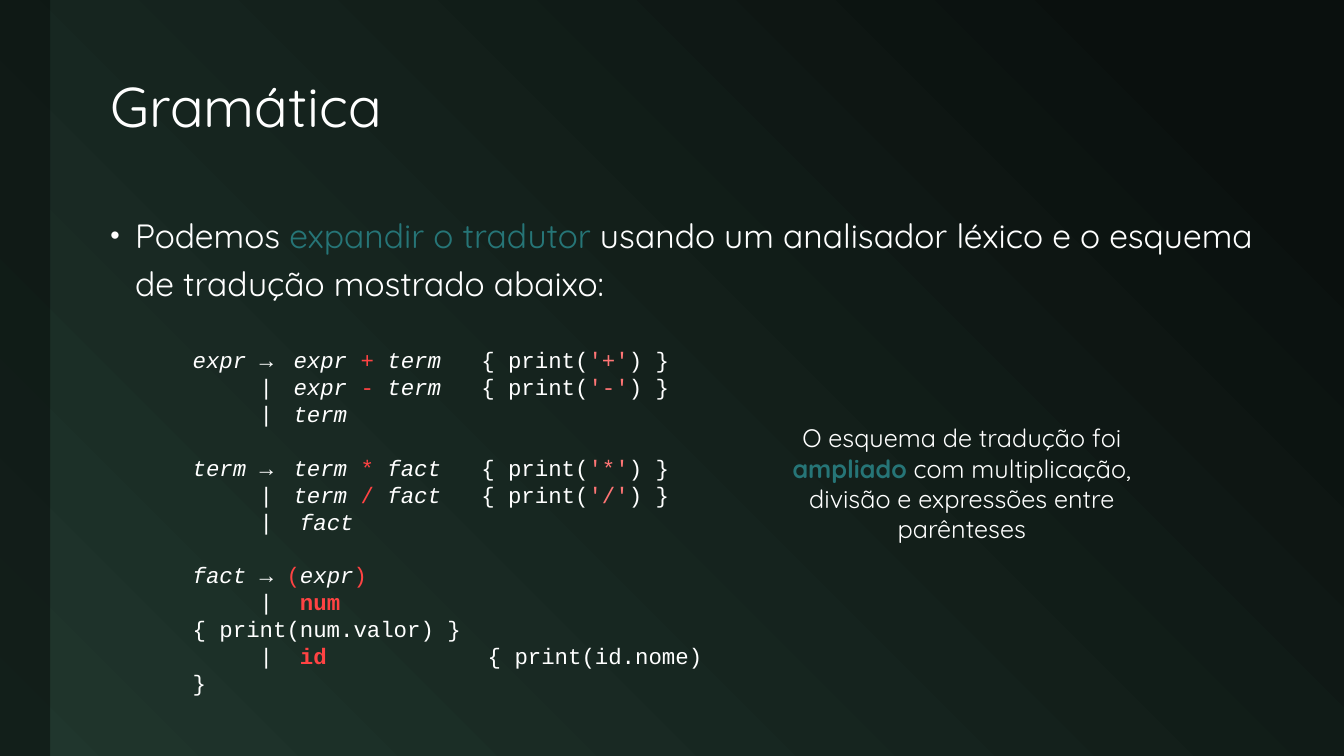
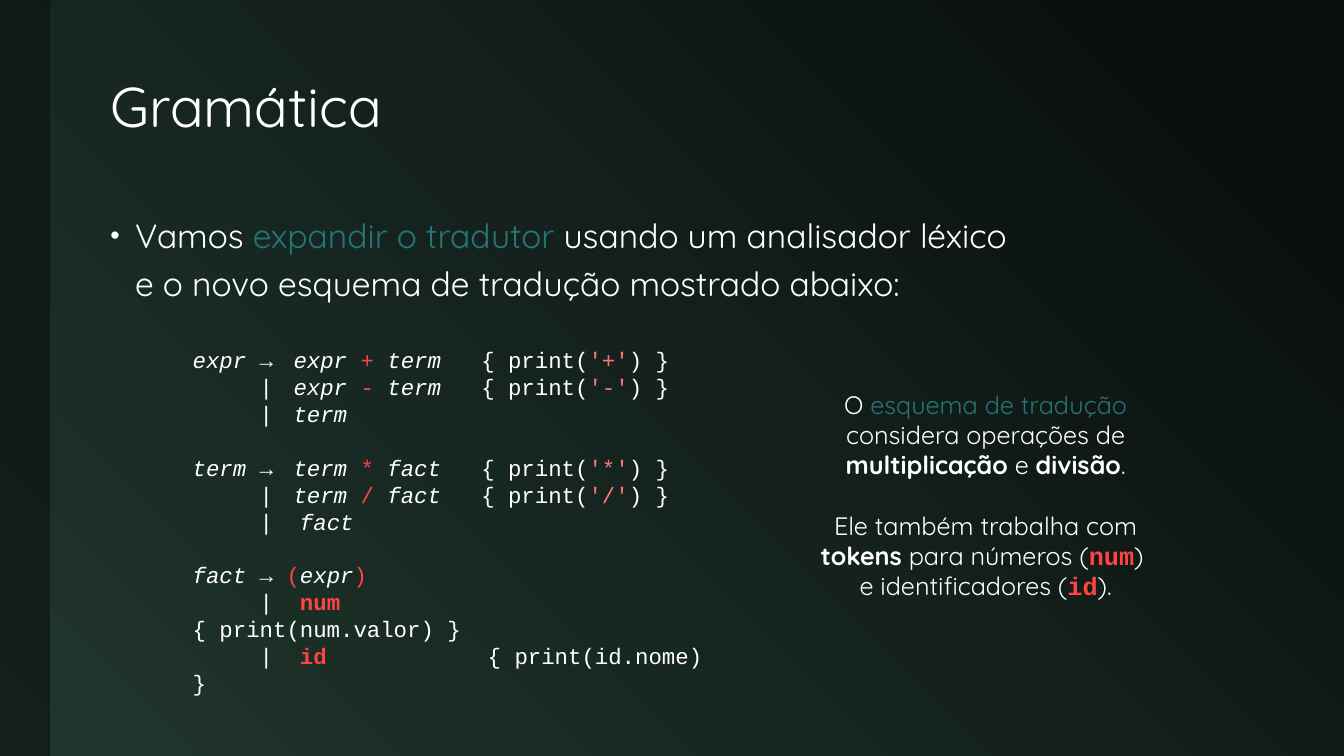
Before and after one commit to JudsonSS/Compiladores, a slide deck: slide 5 of Slides/07. Expansão do Tradutor.pptx. Drawn at 1344x756 pixels with LibreOffice and Linux fonts; fonts in the diff are those of the drawing. Boxes give left, top, right and bottom in pixels: in the first picture for what was removed or moved away, otherwise in the second. Text is boxed around its words. In the diff, an @@ line names an element or a change of style, - is before the commit and + after.

```diff
--- a/Slides/07. Expansão do Tradutor.pptx
+++ b/Slides/07. Expansão do Tradutor.pptx
@@ text at (x1=135, y1=223, x2=1007, y2=303): text changed @@
-• Podemos expandir o tradutor usando um analisador léxico e o esquema de tradução mostrado abaixo:
+• Vamos expandir o tradutor usando um analisador léxico
+  e o novo esquema de tradução mostrado abaixo:
@@ text at (x1=821, y1=395, x2=1143, y2=600): text changed @@
-O esquema de tradução foi ampliado com multiplicação, divisão e expressões entre parênteses
+O esquema de tradução considera operações de multiplicação e divisão.
+Ele também trabalha com tokens para números (num)
+e identificadores (id).
```
Also in this commit, not shown: 8 other slides changed, 1 slide added, 20 other files.
